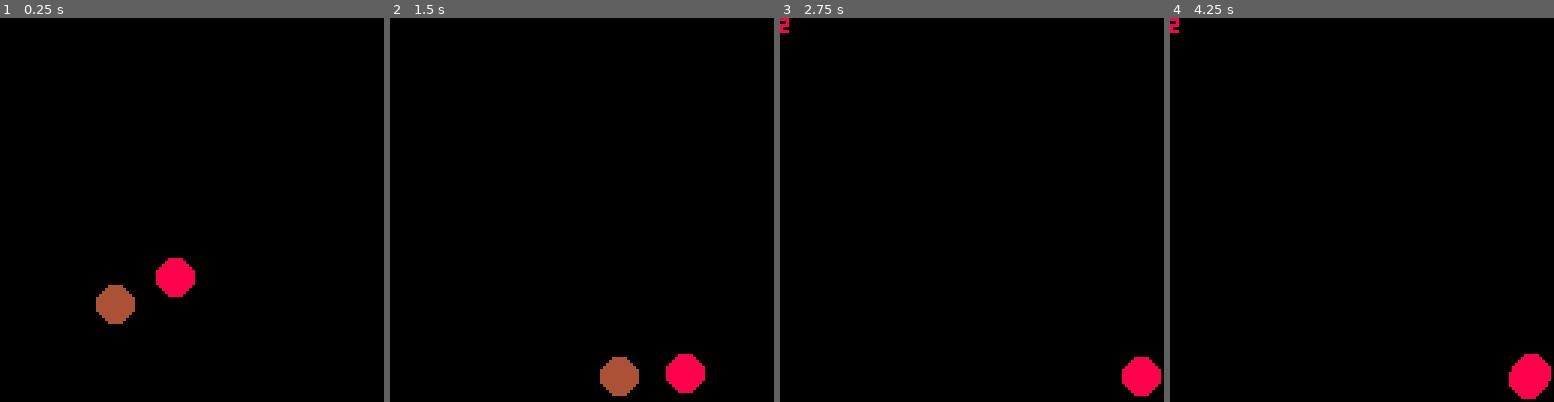
Above: before the commit, frames 1-4 (left to right).
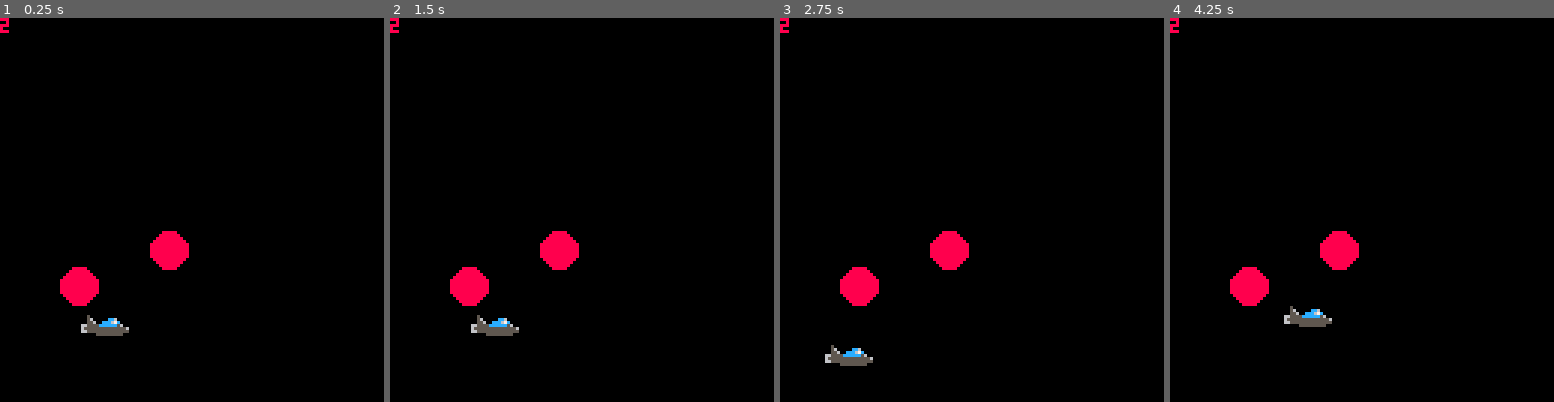
Above: after the commit, the same moments.

Repository: MCNanana/Pico8
Game: PICO-8 cartridge 3.p8
Same seed, same stepped clock (60 frames per second), same inputs: the game is played once before the commit and once after it.
Inputs:
- Up to frame 1 (0.25 s): no input
- Up to frame 2 (1.5 s): no input
- Up to frame 3 (2.75 s): hold Left 1.97-2.37 s; hold Down from 2.42 s (still down)
- Up to frame 4 (4.25 s): release Down at 2.82 s; hold Right 2.87-3.53 s; hold Up 3.58-4.08 s; hold Right from 4.13 s (still down)

The runs differ from the first frame. In frame 1, 3.3% of the frame differs, in the area x 0-51%, y 0-83%; in frame 2, 3.6%, in the area x 0-83%, y 0-99%; in frame 3, 2.8%; in frame 4, 3.0%.

Commit message:
Collision v2

Diff:
--- a/3.p8
+++ b/3.p8
@@ -2,15 +2,25 @@
 version 8
 __lua__
 obj={}
+hero={}
 intr=false
 
 function _init()
+	make_hero()
 	add(obj,make_obj())
 	add(obj,make_obj())
 end
 
 function _update()
-	for i=1,#obj-1 do
+	update_hero()
+	for i=1,#obj do
+		if(intersect(obj[i],hero)) then
+			obj[i].i=true
+			hero.i=true
+			intr=true
+		end
+	end
+	--[[for i=1,#obj-1 do
 		for j=i+1,#obj do
 			if(intersect(obj[i],obj[j])) then
 				obj[i].i=true
@@ -19,22 +29,43 @@
 			end
 		end
 	end
-	foreach(obj,update_obj)
+	foreach(obj,update_obj)]]
 end
 
 function _draw()
 	cls()
 	pal()
+	draw_hero()
 	foreach(obj,draw_obj)
 	if(intr) print(#obj)
+end
+
+function make_hero()
+	hero.x=rnd(128)
+	hero.y=rnd(128)
+	hero.width=16
+	hero.height=8
+	hero.i=false
+end
+
+function update_hero()
+ if(btn(0)and hero.x>0) hero.x-=1
+ if(btn(1)and hero.x<127) hero.x+=1
+ if(btn(2)and hero.y>0) hero.y-=1
+ if(btn(3)and hero.y<127) hero.y+=1
+end
+
+function draw_hero()
+	spr(16,hero.x-4,hero.y)
+	spr(17,hero.x+4,hero.y)
 end
 
 function make_obj()
 	o={}
 	o.x=rnd(128)
 	o.y=rnd(128)
-	o.width=8
-	o.height=8
+	o.width=12
+	o.height=12
 	o.i=false
 	o.c=rnd(10)
 	return o
@@ -67,13 +98,13 @@
 00700700000000000000000000000000000000000000000000000000000000000000000000000000000000000000000000000000000000000000000000000000
 00000000000000000000000000000000000000000000000000000000000000000000000000000000000000000000000000000000000000000000000000000000
 00000000000000000000000000000000000000000000000000000000000000000000000000000000000000000000000000000000000000000000000000000000
-00000000000000000000000000000000000000000000000000000000000000000000000000000000000000000000000000000000000000000000000000000000
-00000000000000000000000000000000000000000000000000000000000000000000000000000000000000000000000000000000000000000000000000000000
-00000000000000000000000000000000000000000000000000000000000000000000000000000000000000000000000000000000000000000000000000000000
-00000000000000000000000000000000000000000000000000000000000000000000000000000000000000000000000000000000000000000000000000000000
-00000000000000000000000000000000000000000000000000000000000000000000000000000000000000000000000000000000000000000000000000000000
-00000000000000000000000000000000000000000000000000000000000000000000000000000000000000000000000000000000000000000000000000000000
-00000000000000000000000000000000000000000000000000000000000000000000000000000000000000000000000000000000000000000000000000000000
+00500000000000000000000000000000000000000000000000000000000000000000000000000000000000000000000000000000000000000000000000000000
+005600000cc600000000000000000000000000000000000000000000000000000000000000000000000000000000000000000000000000000000000000000000
+0055600ccc67c0000000000000000000000000000000000000000000000000000000000000000000000000000000000000000000000000000000000000000000
+665555cccccc56000000000000000000000000000000000000000000000000000000000000000000000000000000000000000000000000000000000000000000
+65555555555555560000000000000000000000000000000000000000000000000000000000000000000000000000000000000000000000000000000000000000
+66555555555555550000000000000000000000000000000000000000000000000000000000000000000000000000000000000000000000000000000000000000
+00000555555555000000000000000000000000000000000000000000000000000000000000000000000000000000000000000000000000000000000000000000
 00000000000000000000000000000000000000000000000000000000000000000000000000000000000000000000000000000000000000000000000000000000
 00000000000000000000000000000000000000000000000000000000000000000000000000000000000000000000000000000000000000000000000000000000
 00000000000000000000000000000000000000000000000000000000000000000000000000000000000000000000000000000000000000000000000000000000
